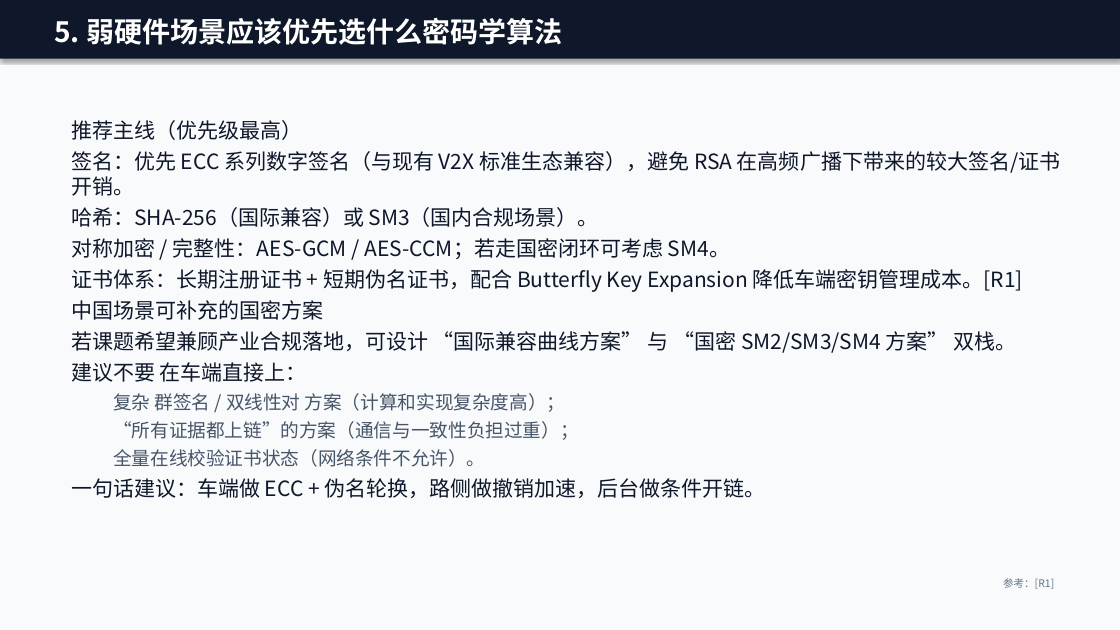
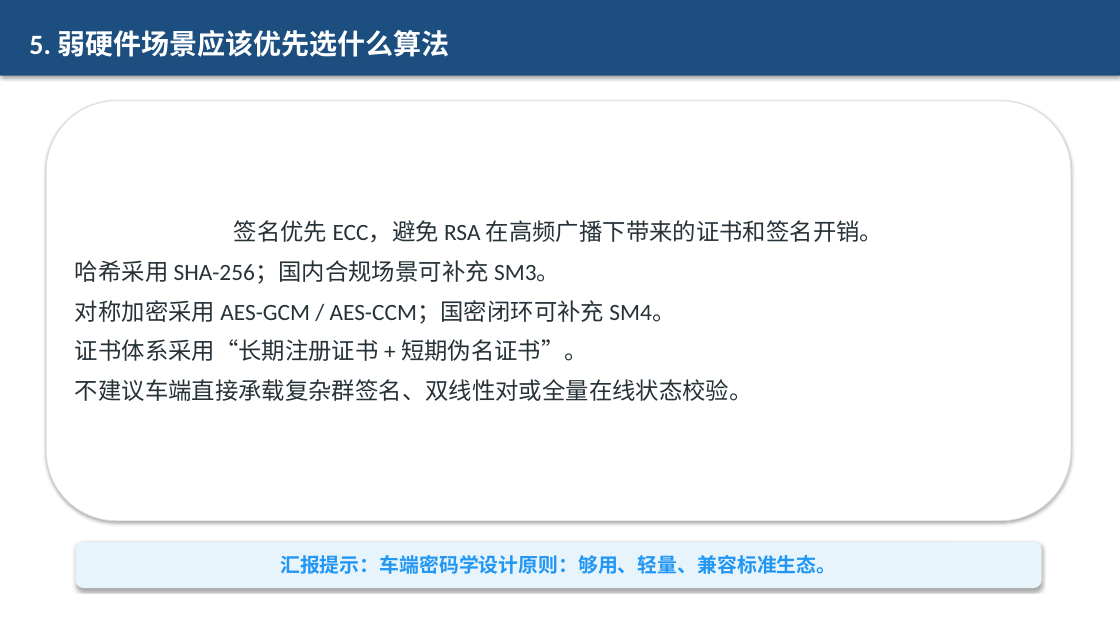
Before and after one commit to zhang10225/EATI, a slide deck: slide 6 of docs/VANET-弱硬件实时撤销与事后追责调研.pptx. Drawn at 1120x630 pixels with LibreOffice and Linux fonts; fonts in the diff are those of the drawing. Boxes give left, top, right and bottom in pixels: in the first picture for what was removed or moved away, otherwise in the second. Text is boxed around its words. In the diff, an @@ line names an element or a change of style, - is before the commit and + after.

```diff
--- a/docs/VANET-弱硬件实时撤销与事后追责调研.pptx
+++ b/docs/VANET-弱硬件实时撤销与事后追责调研.pptx
@@ rectangle "5. 弱硬件场景应该优先选什么算法": place and size @@
-rectangle "5. 弱硬件场景应该优先选什么算法" at bbox=[54, 18, 562, 45]
+rectangle "5. 弱硬件场景应该优先选什么算法" at bbox=[0, 0, 1120, 76]
@@ rectangle "5. 弱硬件场景应该优先选什么算法" at bbox=[0, 0, 1120, 76]: vertical alignment top to middle; fill none to #1C4E80; shadow on @@
@@ rectangle removed at bbox=[0, 0, 1120, 630] @@
@@ rectangle removed at bbox=[0, 0, 1120, 59] @@
@@ text in rectangle at bbox=[29, 30, 449, 57]: text changed; font Noto Sans CJK SC to Calibri @@
-5. 弱硬件场景应该优先选什么密码学算法
+5. 弱硬件场景应该优先选什么算法
@@ rounded rectangle added at bbox=[46, 101, 1071, 521], fill #FFFFFF, outline #D2DCE6 0.75 pt, 20 pt, text #263238 @@
+签名优先 ECC，避免 RSA 在高频广播下带来的证书和签名开销。
+哈希采用 SHA-256；国内合规场景可补充 SM3。
+对称加密采用 AES-GCM / AES-CCM；国密闭环可补充 SM4。
+证书体系采用“长期注册证书 + 短期伪名证书”。
+不建议车端直接承载复杂群签名、双线性对或全量在线状态校验。
@@ text removed at bbox=[71, 120, 1060, 498] @@
-推荐主线（优先级最高）
-签名：优先 ECC 系列数字签名（与现有 V2X 标准生态兼容），避免 RSA 在高频广播下带来的较大签名/证书开销。
-哈希：SHA-256（国际兼容）或 SM3（国内合规场景）。
-对称加密 / 完整性：AES-GCM / AES-CCM；若走国密闭环可考虑 SM4。
-证书体系：长期注册证书 + 短期伪名证书，配合 Butterfly Key Expansion 降低车端密钥管理成本。[R1]
-中国场景可补充的国密方案
-若课题希望兼顾产业合规落地，可设计 “国际兼容曲线方案” 与 “国密 SM2/SM3/SM4 方案” 双栈。
-建议不要 在车端直接上：
-  复杂 群签名 / 双线性对 方案（计算和实现复杂度高）；
-  “所有证据都上链”的方案（通信与一致性负担过重）；
-  全量在线校验证书状态（网络条件不允许）。
-一句话建议：车端做 ECC + 伪名轮换，路侧做撤销加速，后台做条件开链。
@@ rounded rectangle added at bbox=[76, 542, 1042, 588], fill #E8F4FC, 17 pt, text #2196F3, bold @@
+汇报提示：车端密码学设计原则：够用、轻量、兼容标准生态。
@@ text removed at bbox=[1003, 578, 1054, 589] @@
-参考：[R1]
```
Also in this commit, not shown: 6 other slides changed, 5 slides added, 7 slides removed, 3 other files.
